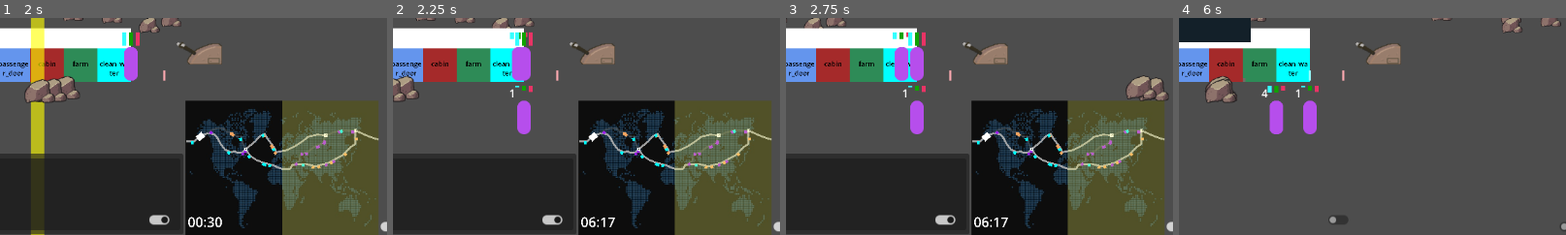
Above: before the commit, frames 1-4 (left to right).
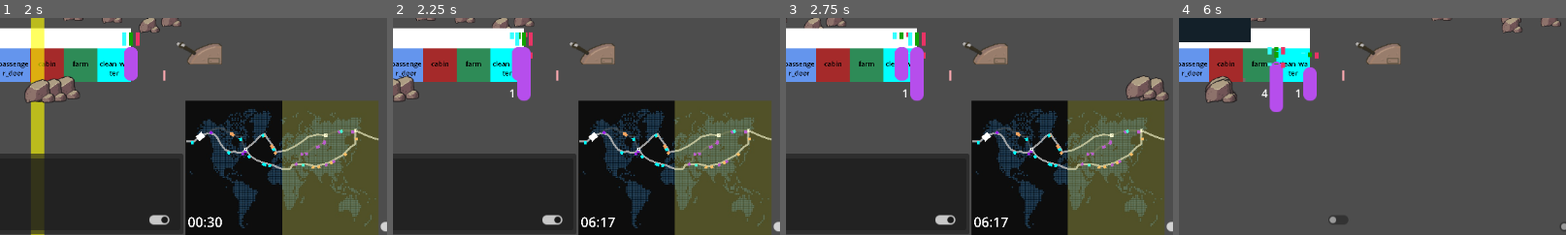
Above: after the commit, the same moments.

Repository: Sphinx111/ed_and_morgs_train_builder
Game: Godot game, scene res://Scenes/traincar.tscn
Two runs of this game, one before a commit and one after it. Both use one fixed random seed, a clock stepped at 60 frames per second and the inputs below.
Inputs (mouse positions are % of the whole screen's width and height, from its top left):
- Up to frame 1 (2 s): click (42, 11) at 0.52 s; type "12" at 0.6 s; click "Workers" at 1.25 s
- Up to frame 2 (2.25 s): click "Pass++" at 2 s
- Up to frame 3 (2.75 s): no input
- Up to frame 4 (6 s): click (98, 98) at 2.75 s; click (68, 97) at 3.5 s; click "Expeditions" at 4.25 s; click "+" at 5 s; click "-" at 5.75 s
The pictures show only the part of the screen within x 48-98%, y 50-100%; the shares and areas given below are measured in that part.

Frame 1 is identical in both runs. In frame 2, 0.9% of the frame differs, in the area x 31-37%, y 15-54%; in frame 3, 0.9%; in frame 4, 2.4%, in the area x 22-37%, y 13-54%.

Commit message:
passenger positions now reasonable and variable when working or consuming

Diff:
--- a/passenger.gd
+++ b/passenger.gd
@@ -116,7 +116,7 @@
 	if target.can_enter(self):
 		if self.is_in_module==false:
 			target.add_customer(self)
-			self.position.y = Globals.car_height
+			self.position.y -= 20 + (randf()*30) #Globals.car_height
 			is_in_module = true
 
 			if passengerPanel != null:
@@ -127,7 +127,7 @@
 	if self.is_in_module==false:
 		if target.worker_can_enter(self):
 			target.add_worker(self)
-			self.position.y = Globals.car_height
+			self.position.y = 20+ (randf()*30) #Globals.car_height
 			if passengerPanel != null:
 				passengerPanel.actionLabel.text = "working"
 			is_in_module = true
